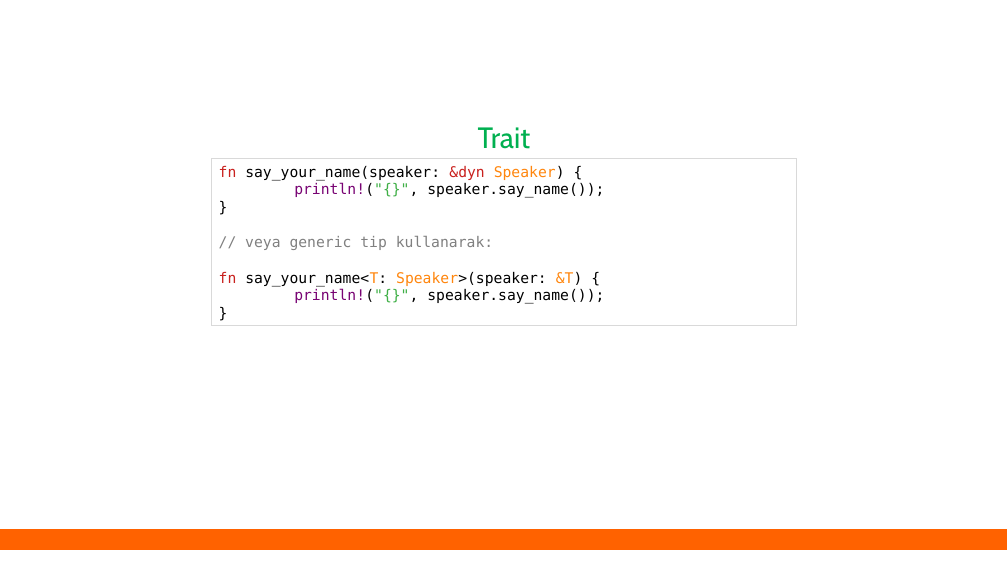
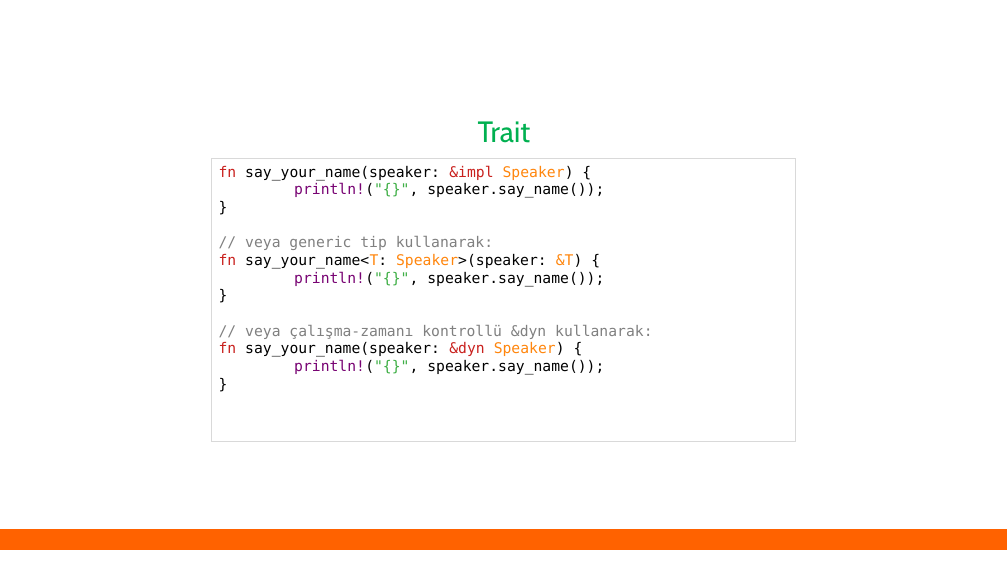
Before and after one commit to eminfedar/rust-tr-ders-slaytlari, a slide deck: slide 34 of rust_egitim_2_enum_trait_macro.odp. Drawn at 1008x567 pixels with LibreOffice and Linux fonts; fonts in the diff are those of the drawing. Boxes give left, top, right and bottom in pixels: in the first picture for what was removed or moved away, otherwise in the second. Text is boxed around its words. In the diff, an @@ line names an element or a change of style, - is before the commit and + after.

```diff
--- a/rust_egitim_2_enum_trait_macro.odp
+++ b/rust_egitim_2_enum_trait_macro.odp
@@ text "Trait" at box(478, 121, 531, 143): less space between paragraphs @@
@@ rectangle "fn say_your_name(speaker: &impl Speaker) {": place and size @@
-rectangle "fn say_your_name(speaker: &impl Speaker) {" at box(211, 159, 796, 325)
+rectangle "fn say_your_name(speaker: &impl Speaker) {" at box(211, 159, 796, 442)
@@ text in rectangle at box(219, 165, 574, 181): text changed @@
-fn say_your_name(speaker: &dyn Speaker) {
+fn say_your_name(speaker: &impl Speaker) {
@@ text in rectangle at box(219, 325, 652, 375): paragraphs added @@
+// veya çalışma-zamanı kontrollü &dyn kullanarak:
+fn say_your_name(speaker: &dyn Speaker) {
+println!("{}", speaker.say_name());
+}
```
Also in this commit, not shown: 41 other slides changed, 3 other files.
